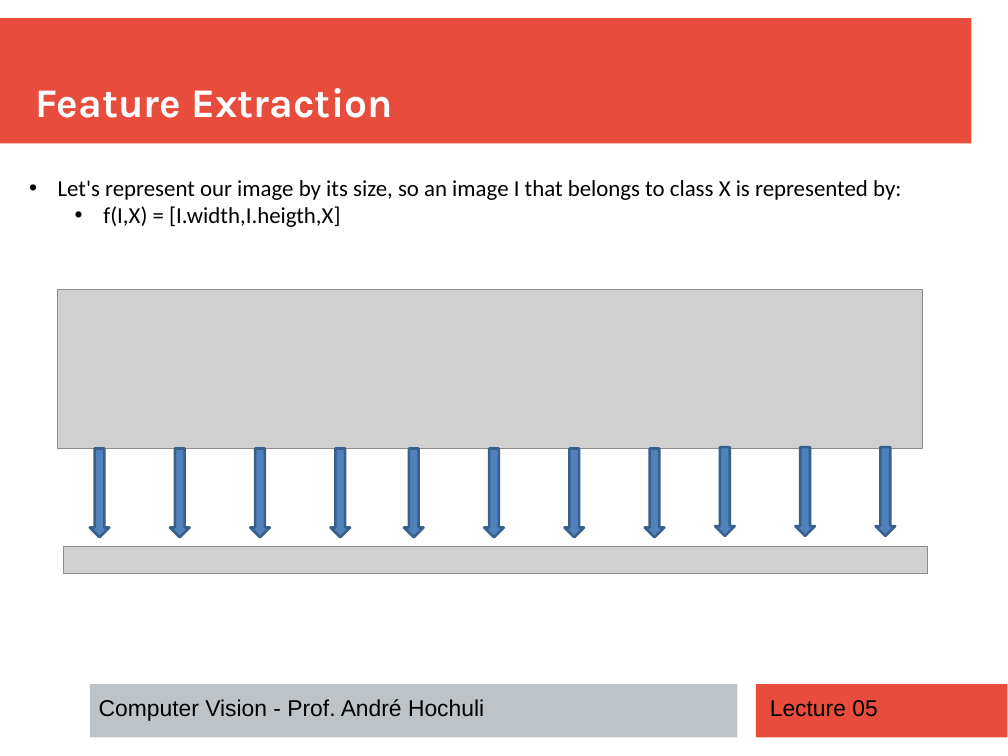
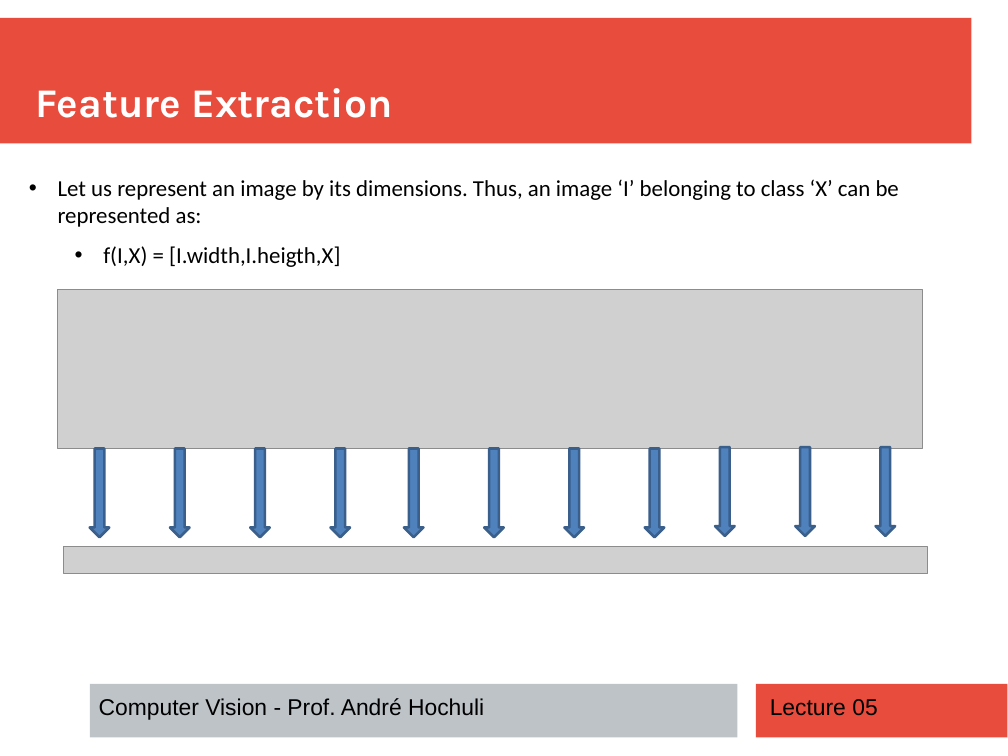
Before and after one commit to andrehochuli/teaching, a slide deck: slide 5 of ComputerVision/Lecture 05 - Feature Extraction/Lecture 05 - Feature Extraction.pptx. Drawn at 1008x756 pixels with LibreOffice and Linux fonts; fonts in the diff are those of the drawing; grey boxes stand for pictures. Boxes give left, top, right and bottom in pixels: in the first picture for what was removed or moved away, otherwise in the second. Text is boxed around its words. In the diff, an @@ line names an element or a change of style, - is before the commit and + after.

```diff
--- a/ComputerVision/Lecture 05 - Feature Extraction/Lecture 05 - Feature Extraction.pptx
+++ b/ComputerVision/Lecture 05 - Feature Extraction/Lecture 05 - Feature Extraction.pptx
@@ text at [58, 179, 899, 227]: text changed @@
-• Let's represent our image by its size, so an image I that belongs to class X is represented by:
+• Let us represent an image by its dimensions. Thus, an image ‘I’ belonging to class ‘X’ can be represented as:
```
Also in this commit, not shown: 8 other slides changed, 12 slides added, 7 other files.
